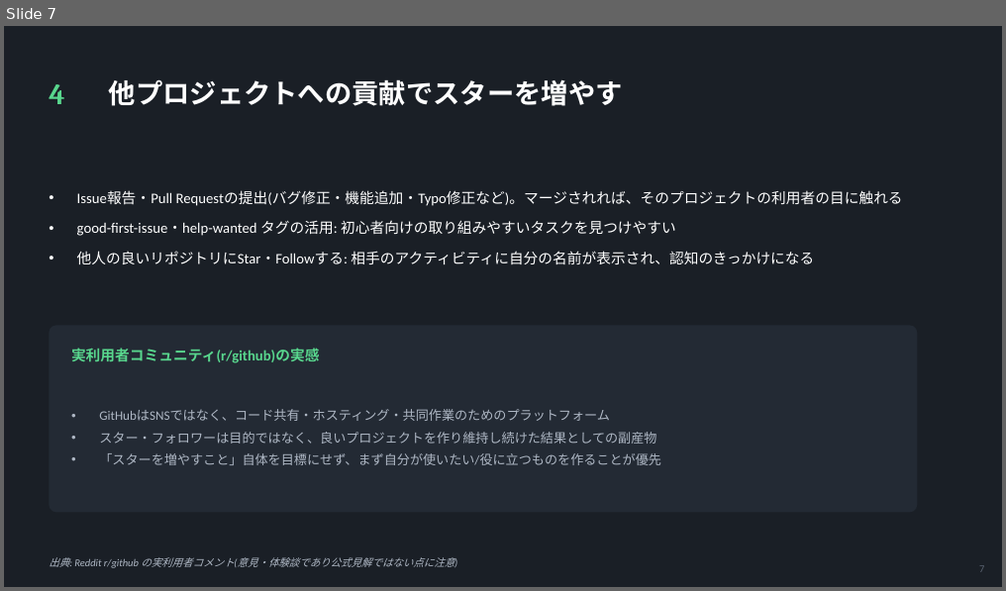
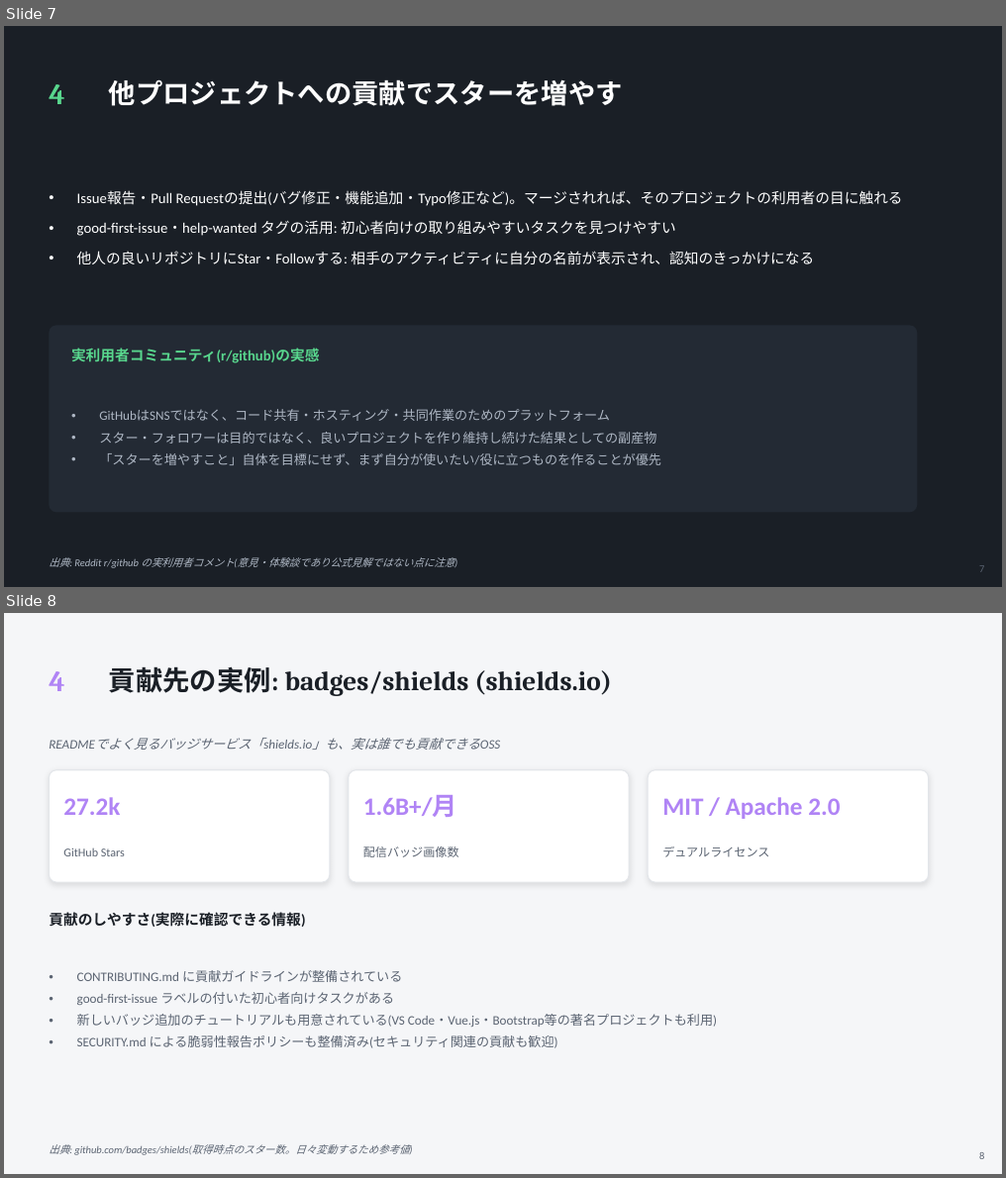
Before and after one commit to w-index-m/tech-notes, a slide deck: github-strategy-guide.pptx. Shown one above the other, each under a label of ours: slide 7 before the commit, slides 7 and 8 after it. The pictures are 1006x591 and 1006x1178 pixels, drawn with LibreOffice and Linux fonts; fonts in the diff are those of the drawing. Boxes give left, top, right and bottom in pixels: in the first picture for what was removed or moved away, otherwise in the second. Text is boxed around its words. In the diff, an @@ line names an element or a change of style, - is before the commit and + after.

```diff
--- a/github-strategy-guide.pptx
+++ b/github-strategy-guide.pptx
@@ slide 8 added at <box>4,613,1002,1174</box>, background #F5F6F8 @@
@@ text added at <box>49,671,64,691</box>, 28 pt, text #B084F5, bold @@
+4
@@ text added at <box>109,666,612,696</box>, 26 pt, text #1A1F26, bold @@
+貢献先の実例: badges/shields (shields.io)
@@ text added at <box>95,738,500,750</box>, 12.5 pt, text #5B6472, italic @@
+READMEでよく見るバッジサービス「shields.io」も、実は誰でも貢献できるOSS
@@ rounded rectangle added at <box>49,770,330,882</box>, fill #FFFFFF, outline #E3E6EA 1 pt @@
@@ rounded rectangle added at <box>349,770,629,882</box>, fill #FFFFFF, outline #E3E6EA 1 pt @@
@@ rounded rectangle added at <box>648,770,929,882</box>, fill #FFFFFF, outline #E3E6EA 1 pt @@
@@ text added at <box>63,797,120,815</box>, 24 pt, text #B084F5, bold @@
+27.2k
@@ text added at <box>363,795,457,817</box>, 24 pt, text #B084F5, bold @@
+1.6B+/月
@@ text added at <box>662,797,840,819</box>, 24 pt, text #B084F5, bold @@
+MIT / Apache 2.0
@@ text added at <box>63,848,125,857</box>, 11.5 pt, text #5B6472 @@
+GitHub Stars
@@ text added at <box>363,847,459,858</box>, 11.5 pt, text #5B6472 @@
+配信バッジ画像数
@@ text added at <box>662,847,769,858</box>, 11.5 pt, text #5B6472 @@
+デュアルライセンス
@@ text added at <box>49,912,305,927</box>, 14 pt, text #1A1F26, bold @@
+貢献のしやすさ(実際に確認できる情報)
@@ text added at <box>77,970,717,1049</box>, 12.5 pt, text #5B6472 @@
+• CONTRIBUTING.md に貢献ガイドラインが整備されている
+• good-first-issue ラベルの付いた初心者向けタスクがある
+• 新しいバッジ追加のチュートリアルも用意されている(VS Code・Vue.js・Bootstrap等の著名プロジェクトも利用)
+• SECURITY.md による脆弱性報告ポリシーも整備済み(セキュリティ関連の貢献も歓迎)
@@ text added at <box>49,1145,410,1156</box>, 10 pt, text #5B6472, italic @@
+出典: github.com/badges/shields(取得時点のスター数。日々変動するため参考値)
@@ text added at <box>979,1153,984,1159</box>, 10 pt, text #5B6472 @@
+8
```
Also in this commit, not shown: 5 slides changed.
